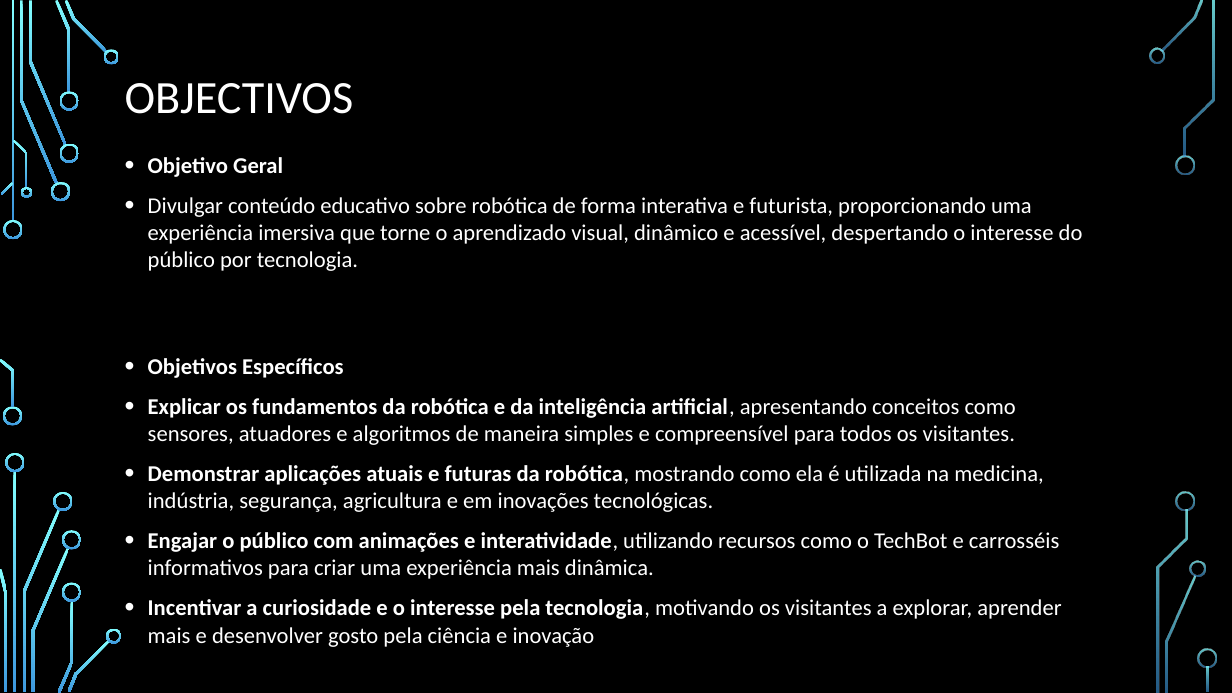
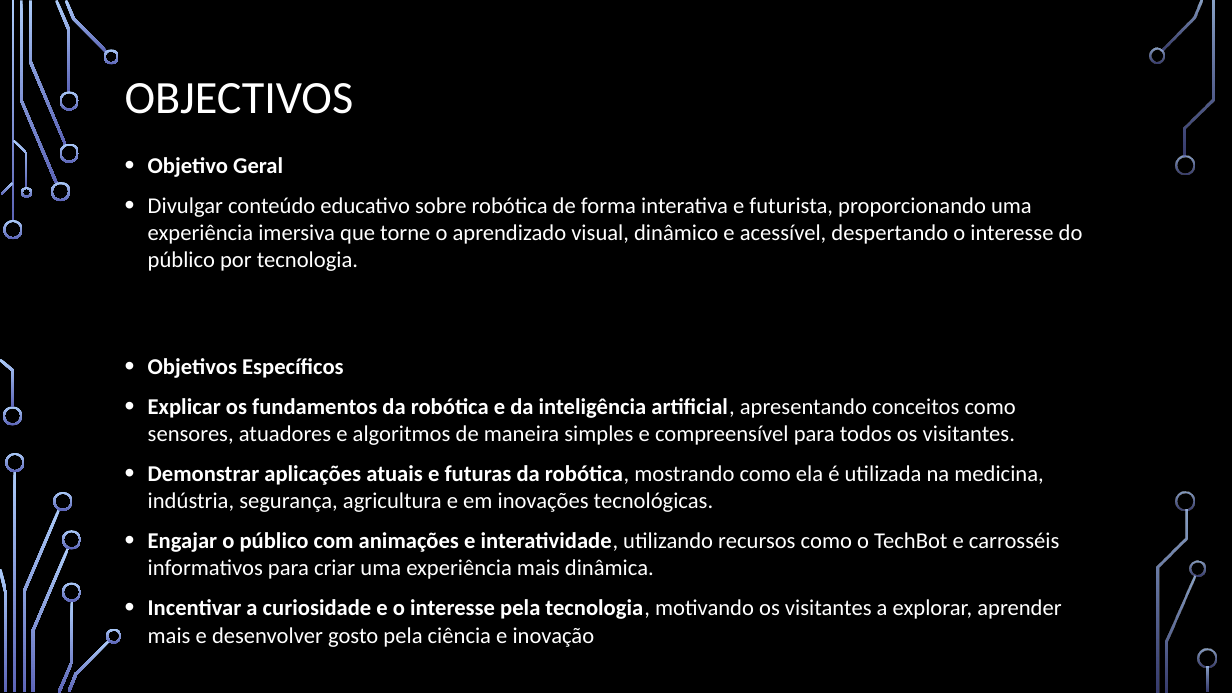
Before and after one commit to arseniosplaneinstein-code/Html-css-java-script, a slide deck: slide 6 of Material/Projecto de TLP/Apresentação/Robotica futurista.pptx. Drawn at 1232x693 pixels with LibreOffice and Linux fonts; fonts in the diff are those of the drawing; background and template pictures are left out. Boxes give left, top, right and bottom in pixels: in the first picture for what was removed or moved away, otherwise in the second. Text is boxed around its words. In the diff, an @@ line names an element or a change of style, - is before the commit and + after.

```diff
--- a/Material/Projecto de TLP/Apresentação/Robotica futurista.pptx
+++ b/Material/Projecto de TLP/Apresentação/Robotica futurista.pptx
@@ fill gradient #82FFFF to #3D97DE to gradient #ACCBF9 to #5C64B7 in 36 elements at (4,220,23,239), (3,407,22,426), (20,1,57,184), (51,182,70,201), (29,1,66,145), (55,0,71,92), (59,143,79,163), (59,91,79,111), (65,0,107,54), (104,49,120,64), (1,182,14,195), (0,359,14,408), (13,140,28,188), (20,187,31,198), (14,471,17,692), (22,509,59,691), (6,453,25,472), (0,568,6,691), (54,492,73,511), (31,548,69,692), (57,601,73,693), (62,531,81,550), (62,582,81,602), (67,640,110,692), (106,628,122,643), (1161,0,1203,52), (1149,48,1165,64), (1176,155,1195,175), (1165,576,1196,692), (1190,561,1206,577), (1184,1,1214,157), (1177,492,1196,511), (1156,510,1188,692), (1198,649,1217,668), (1207,666,1210,692), (11,1,14,222) @@
```
Also in this commit, not shown: 13 other slides changed, 1 slide added, 3 other files.
